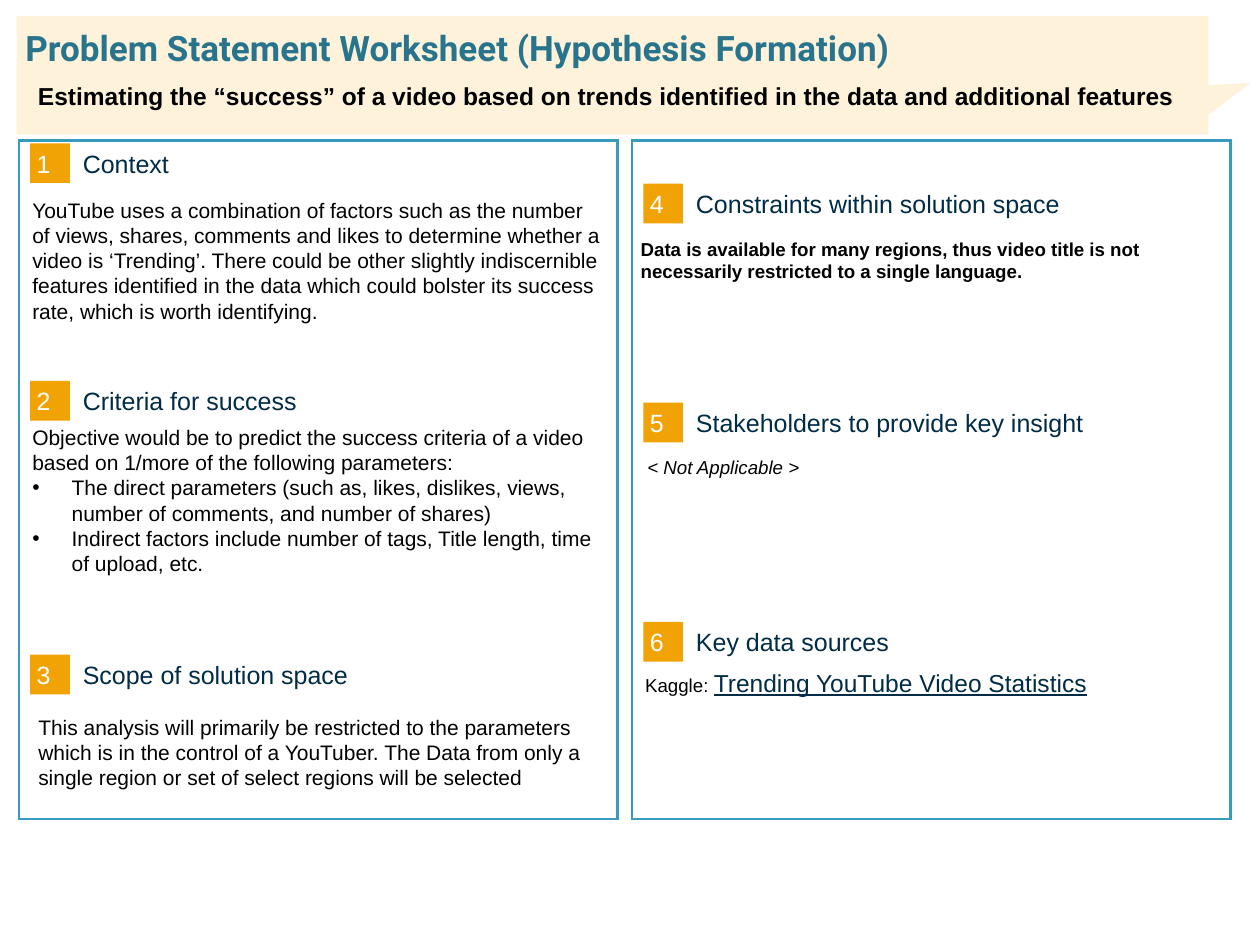
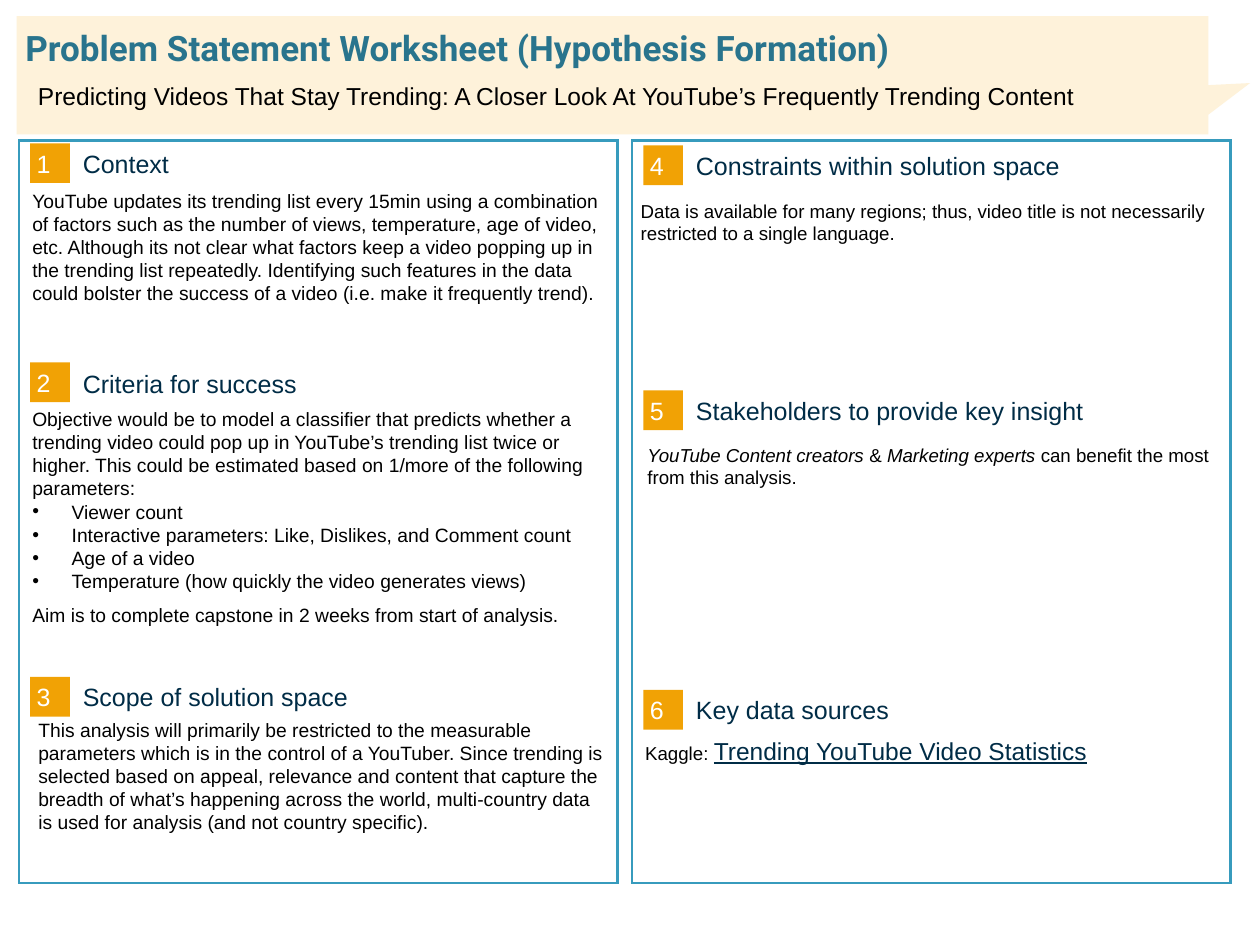
Before and after one commit to Thampi-hub/Springboard_RT, a slide deck: slide 1 of Capstone2/Capstone 2 - Problem_Statement_Worksheet.pptx. Drawn at 1260x945 pixels with LibreOffice and Linux fonts; fonts in the diff are those of the drawing. Boxes give left, top, right and bottom in pixels: in the first picture for what was removed or moved away, otherwise in the second. Text is boxed around its words. In the diff, an @@ line names an element or a change of style, - is before the commit and + after.

Commit message:
Submission 2 (Capstone 2 Project Statement)
Revamped the objective and aligned it closer to SMART framework

```diff
--- a/Capstone2/Capstone 2 - Problem_Statement_Worksheet.pptx
+++ b/Capstone2/Capstone 2 - Problem_Statement_Worksheet.pptx
@@ text at (38, 87, 1074, 110): text changed; bold off @@
-Estimating the “success” of a video based on trends identified in the data and additional features
+Predicting Videos That Stay Trending: A Closer Look At YouTube’s Frequently Trending Content
@@ text in chevron at (1143, 100, 1158, 106): text removed @@
-H
@@ rectangle: place and size @@
-rectangle at (19, 141, 617, 819)
+rectangle at (19, 141, 617, 883)
@@ rectangle: place and size @@
-rectangle at (633, 141, 1231, 819)
+rectangle at (633, 141, 1231, 883)
@@ rectangle "4": place and size @@
-rectangle "4" at (644, 184, 684, 224)
+rectangle "4" at (644, 145, 684, 185)
@@ text "Constraints within solution space": place and size @@
-text "Constraints within solution space" at (696, 195, 1060, 219)
+text "Constraints within solution space" at (696, 157, 1060, 181)
@@ text at (32, 194, 598, 304): text changed; size 12 to 11 pt @@
-YouTube uses a combination of factors such as the number of views, shares, comments and likes to determine whether a video is ‘Trending’. There could be other slightly indiscernible features identified in the data which could bolster its success rate, which is worth identifying.
+YouTube updates its trending list every 15min using a combination of factors such as the number of views, temperature, age of video, etc. Although its not clear what factors keep a video popping up in the trending list repeatedly. Identifying such features in the data could bolster the success of a video (i.e. make it frequently trend).
@@ text at (641, 204, 1204, 244): text changed; bold off @@
-Data is available for many regions, thus video title is not necessarily restricted to a single language.
+Data is available for many regions; thus, video title is not necessarily restricted to a single language.
@@ rectangle "2": place and size @@
-rectangle "2" at (30, 381, 71, 421)
+rectangle "2" at (30, 363, 71, 403)
@@ text "Criteria for success": place and size @@
-text "Criteria for success" at (83, 392, 296, 411)
+text "Criteria for success" at (83, 375, 296, 394)
@@ text at (32, 412, 583, 626): text changed; size 12 to 11 pt @@
-Objective would be to predict the success criteria of a video based on 1/more of the following parameters:
-• The direct parameters (such as, likes, dislikes, views, number of comments, and number of shares)
-• Indirect factors include number of tags, Title length, time of upload, etc.
+Objective would be to model a classifier that predicts whether a trending video could pop up in YouTube’s trending list twice or higher. This could be estimated based on 1/more of the following parameters:
+• Viewer count
+• Interactive parameters: Like, Dislikes, and Comment count
+• Age of a video
+• Temperature (how quickly the video generates views)
+Aim is to complete capstone in 2 weeks from start of analysis.
@@ rectangle "5": place and size @@
-rectangle "5" at (644, 403, 684, 444)
+rectangle "5" at (644, 391, 684, 431)
@@ text "Stakeholders to provide key insight": place and size @@
-text "Stakeholders to provide key insight" at (696, 414, 1083, 438)
+text "Stakeholders to provide key insight" at (696, 402, 1083, 426)
@@ text at (647, 448, 1208, 488): text changed @@
-< Not Applicable >
+YouTube Content creators & Marketing experts can benefit the most from this analysis.
@@ rectangle "3": place and size @@
-rectangle "3" at (30, 655, 71, 696)
+rectangle "3" at (30, 677, 71, 717)
@@ text "Scope of solution space": place and size @@
-text "Scope of solution space" at (83, 666, 348, 690)
+text "Scope of solution space" at (83, 688, 348, 712)
@@ rectangle "6": place and size @@
-rectangle "6" at (644, 622, 684, 663)
+rectangle "6" at (644, 689, 684, 730)
@@ text "Key data sources": place and size @@
-text "Key data sources" at (696, 633, 888, 657)
+text "Key data sources" at (696, 701, 888, 725)
@@ text at (38, 723, 602, 833): text changed; size 12 to 11 pt @@
-This analysis will primarily be restricted to the parameters which is in the control of a YouTuber. The Data from only a single region or set of select regions will be selected
+This analysis will primarily be restricted to the measurable parameters which is in the control of a YouTuber. Since trending is selected based on appeal, relevance and content that capture the breadth of what’s happening across the world, multi-country data is used for analysis (and not country specific).
@@ text "Kaggle: Trending YouTube Video Statistics": place and size @@
-text "Kaggle: Trending YouTube Video Statistics" at (645, 674, 1086, 697)
+text "Kaggle: Trending YouTube Video Statistics" at (645, 742, 1086, 765)
```
